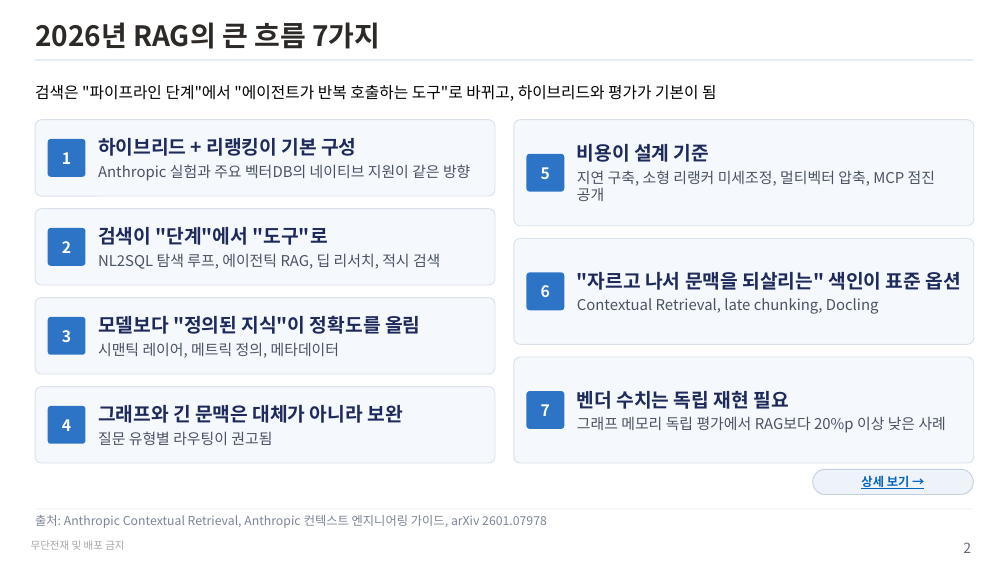
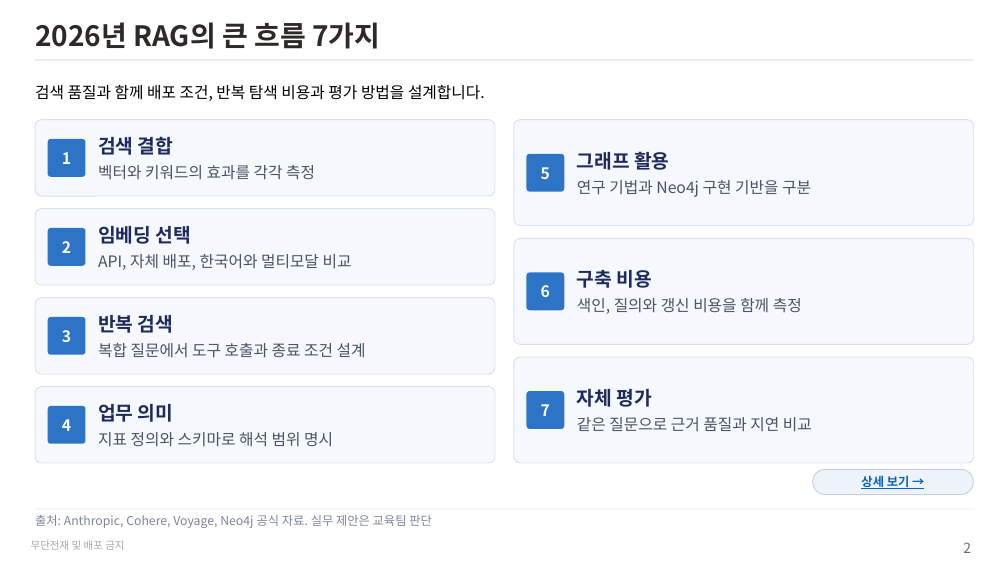
Before and after one commit to unicorn-campus/hybrid-ai, a slide deck: slide 2 of research/rag-trends-2026.pptx. Drawn at 1008x567 pixels with LibreOffice and Linux fonts; fonts in the diff are those of the drawing. Boxes give left, top, right and bottom in pixels: in the first picture for what was removed or moved away, otherwise in the second. Text is boxed around its words. In the diff, an @@ line names an element or a change of style, - is before the commit and + after.

Commit message:
RAG 동향 재검토와 Neo4j 및 Cohere 보완 내용을 PPT에 반영

```diff
--- a/research/rag-trends-2026.pptx
+++ b/research/rag-trends-2026.pptx
@@ text at (x1=35, y1=85, x2=485, y2=101): text changed @@
-검색은 "파이프라인 단계"에서 "에이전트가 반복 호출하는 도구"로 바뀌고, 하이브리드와 평가가 기본이 됨
+검색 품질과 함께 배포 조건, 반복 탐색 비용과 평가 방법을 설계합니다.
@@ text at (x1=98, y1=136, x2=315, y2=180): text changed; size 17 to 18 pt @@
-하이브리드 + 리랭킹이 기본 구성
-Anthropic 실험과 주요 벡터DB의 네이티브 지원이 같은 방향
+검색 결합
+벡터와 키워드의 효과를 각각 측정
@@ text at (x1=577, y1=180, x2=811, y2=197): text changed; size 17 to 18 pt @@
-비용이 설계 기준
-지연 구축, 소형 리랭커 미세조정, 멀티벡터 압축, MCP 점진 공개
+그래프 활용
+연구 기법과 Neo4j 구현 기반을 구분
@@ text at (x1=98, y1=226, x2=352, y2=270): text changed; size 17 to 18 pt @@
-검색이 "단계"에서 "도구"로
-NL2SQL 탐색 루프, 에이전틱 RAG, 딥 리서치, 적시 검색
+임베딩 선택
+API, 자체 배포, 한국어와 멀티모달 비교
@@ text at (x1=577, y1=270, x2=802, y2=314): text changed; size 17 to 18 pt @@
-"자르고 나서 문맥을 되살리는" 색인이 표준 옵션
-Contextual Retrieval, late chunking, Docling
+구축 비용
+색인, 질의와 갱신 비용을 함께 측정
@@ text at (x1=98, y1=315, x2=366, y2=358): text changed; size 22 to 18 pt; text colour #1E2A5C to #4A5364; bold off @@
-모델보다 "정의된 지식"이 정확도를 올림
-시맨틱 레이어, 메트릭 정의, 메타데이터
+반복 검색
+복합 질문에서 도구 호출과 종료 조건 설계
@@ text at (x1=577, y1=389, x2=812, y2=432): text changed; size 17 to 18 pt @@
-벤더 수치는 독립 재현 필요
-그래프 메모리 독립 평가에서 RAG보다 20%p 이상 낮은 사례
+자체 평가
+같은 질문으로 근거 품질과 지연 비교
@@ text at (x1=98, y1=404, x2=333, y2=446): text changed; size 22 to 18 pt; text colour #1E2A5C to #4A5364; bold off @@
-그래프와 긴 문맥은 대체가 아니라 보완
-질문 유형별 라우팅이 권고됨
+업무 의미
+지표 정의와 스키마로 해석 범위 명시
@@ text at (x1=35, y1=515, x2=432, y2=528): text changed @@
-출처: Anthropic Contextual Retrieval, Anthropic 컨텍스트 엔지니어링 가이드, arXiv 2601.07978
+출처: Anthropic, Cohere, Voyage, Neo4j 공식 자료. 실무 제안은 교육팀 판단
```
Also in this commit, not shown: 12 other slides changed, 1 slide added, 1 slide removed, 2 other files.
